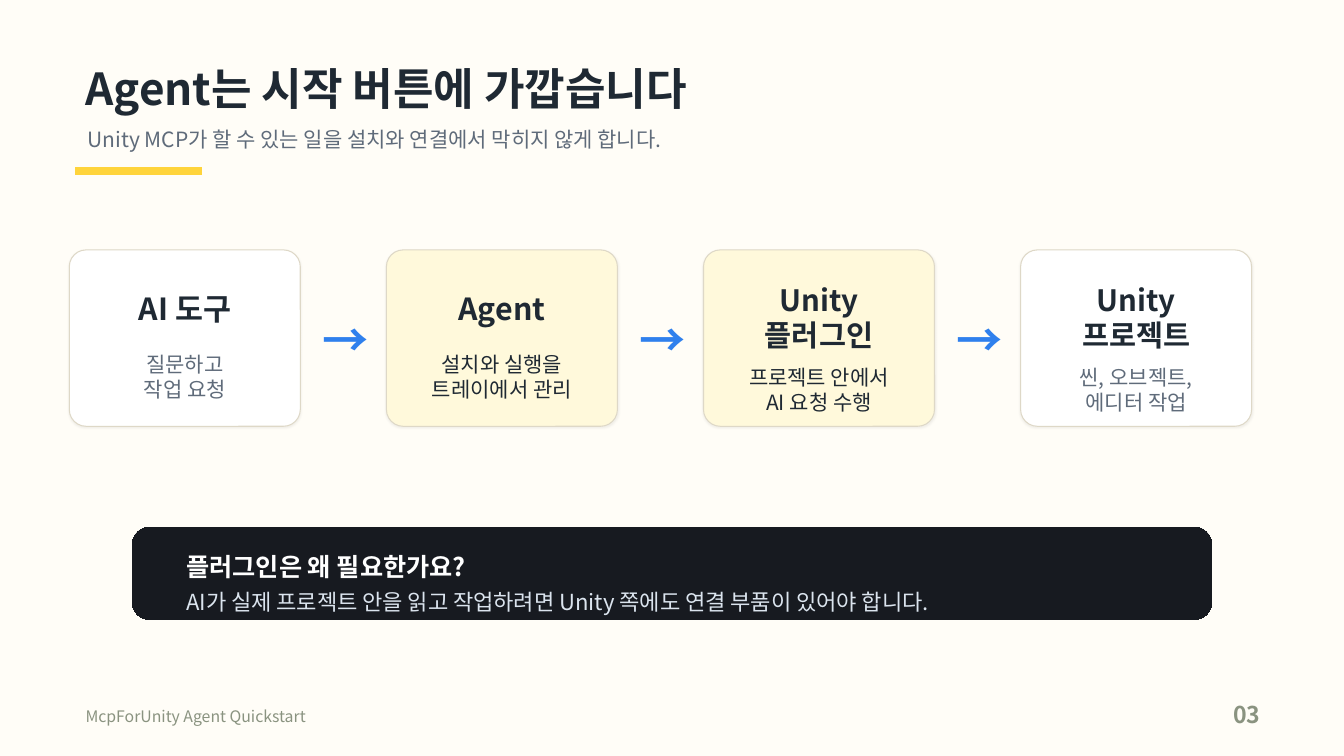
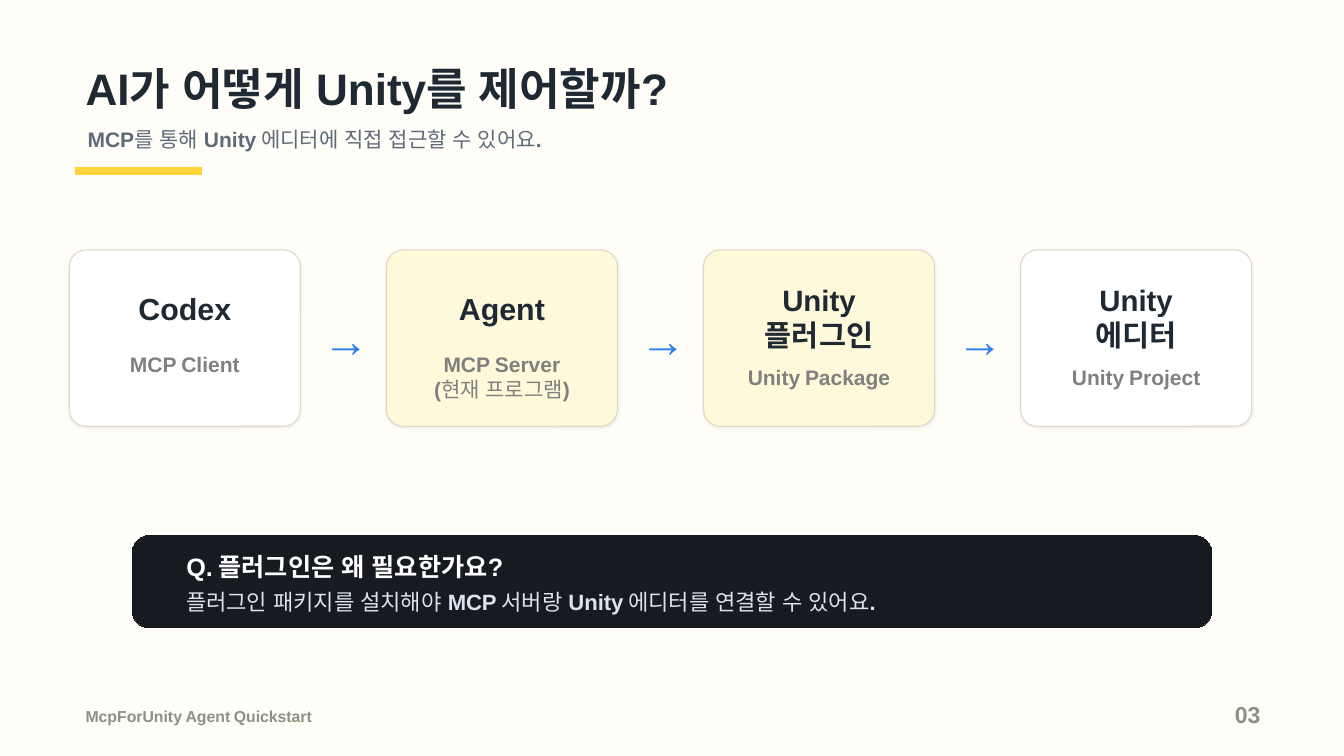
Before and after one commit to c0sogi/mcp-for-unity-agent, a slide deck: slide 2 of docs/McpForUnityAgent-quickstart-ko.pptx (slide 3 before the commit). Drawn at 1344x756 pixels with LibreOffice and Linux fonts; fonts in the diff are those of the drawing. Boxes give left, top, right and bottom in pixels: in the first picture for what was removed or moved away, otherwise in the second. Text is boxed around its words. In the diff, an @@ line names an element or a change of style, - is before the commit and + after.

Commit message:
Use manually adjusted quickstart deck

```diff
--- a/docs/McpForUnityAgent-quickstart-ko.pptx
+++ b/docs/McpForUnityAgent-quickstart-ko.pptx
@@ text removed at (85,68,687,116) @@
-Agent는 시작 버튼에 가깝습니다
@@ text added at (86,67,668,114), 31.5 pt, text #1F2933, bold @@
+AI가 어떻게 Unity를 제어할까?
@@ text at (88,129,542,152): text changed @@
-Unity MCP가 할 수 있는 일을 설치와 연결에서 막히지 않게 합니다.
+MCP를 통해 Unity 에디터에 직접 접근할 수 있어요.
@@ text at (138,298,231,321): text changed; font Noto Sans CJK KR to Arial @@
-AI 도구
+Codex
@@ text at (782,289,855,317): font Noto Sans CJK KR to Arial in "Unity" @@
@@ text at (1099,289,1172,317): font Noto Sans CJK KR to Arial in "Unity" @@
@@ font Noto Sans CJK KR to Arial in 5 elements at (459,299,545,326), (1235,707,1261,723), (313,307,363,367), (630,307,681,367), (948,307,998,367) @@
@@ text at (1096,321,1177,349): text changed @@
-프로젝트
+에디터
@@ text at (130,357,239,372): text changed; font Noto Sans CJK KR to Arial; text colour #5F6B7A to #808080; bold on @@
-질문하고
-작업 요청
+MCP Client
@@ text at (434,357,569,402): text changed; font Noto Sans CJK KR to Arial; text colour #1F2933 to #808080; bold on @@
-설치와 실행을
-트레이에서 관리
+MCP Server
+(현재 프로그램)
@@ text at (748,370,890,389): text changed; font Noto Sans CJK KR to Arial; text colour #1F2933 to #808080; bold on @@
-프로젝트 안에서
-AI 요청 수행
+Unity Package
@@ text at (1072,370,1200,389): text changed; font Noto Sans CJK KR to Arial; text colour #5F6B7A to #808080; bold on @@
-씬, 오브젝트,
-에디터 작업
+Unity Project
@@ rounded rectangle: place and size @@
-rounded rectangle at (132,527,1212,620)
+rounded rectangle at (132,535,1212,628)
@@ text at (186,555,503,581): text changed @@
-플러그인은 왜 필요한가요?
+Q. 플러그인은 왜 필요한가요?
@@ text at (186,591,876,615): text changed @@
-AI가 실제 프로젝트 안을 읽고 작업하려면 Unity 쪽에도 연결 부품이 있어야 합니다.
+플러그인 패키지를 설치해야 MCP 서버랑 Unity 에디터를 연결할 수 있어요.
@@ text "McpForUnity Agent Quickstart" at (86,710,312,725): font Noto Sans CJK KR to Arial, bold on @@
```
Also in this commit, not shown: 6 other slides changed, 1 slide removed, 2 other files.
